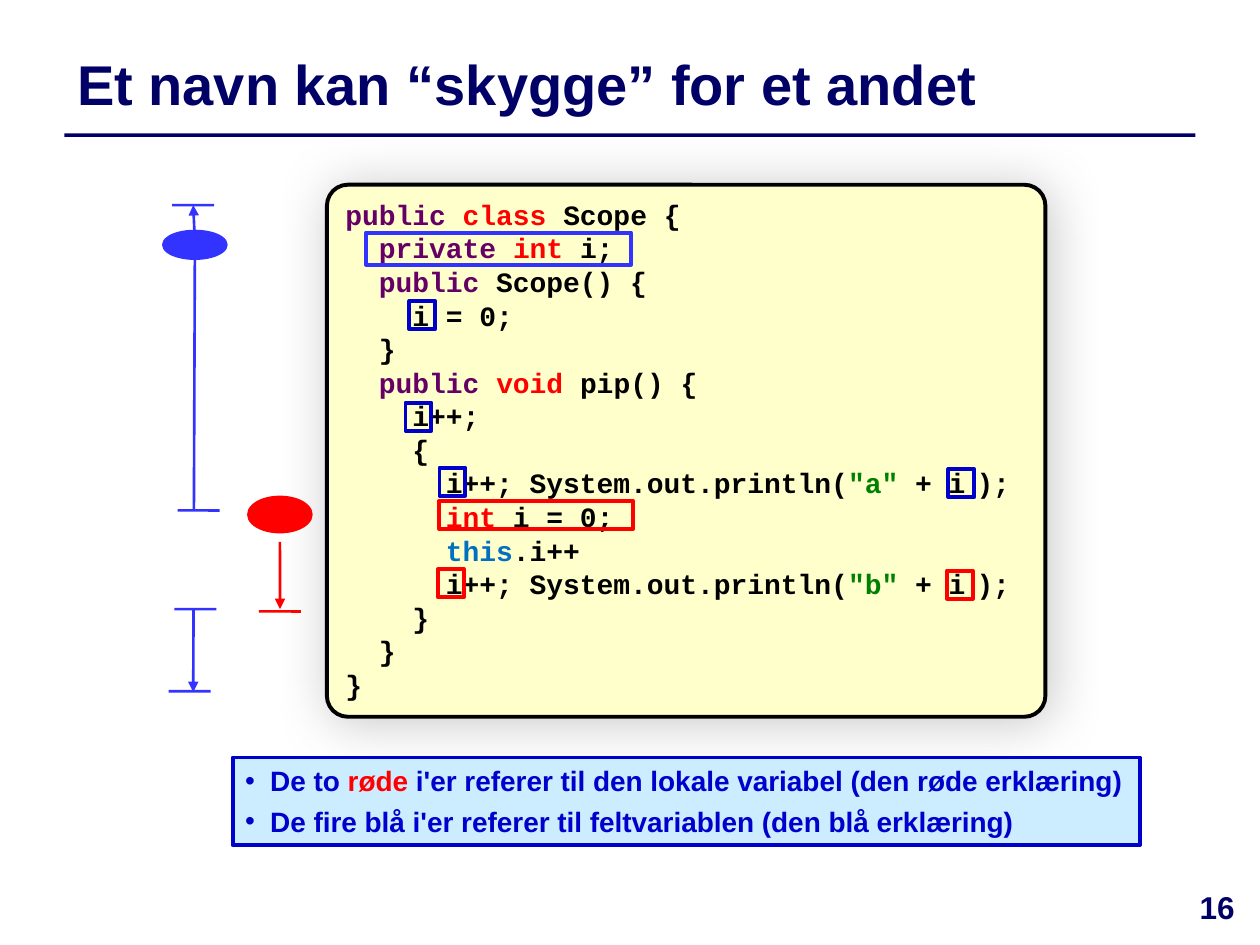
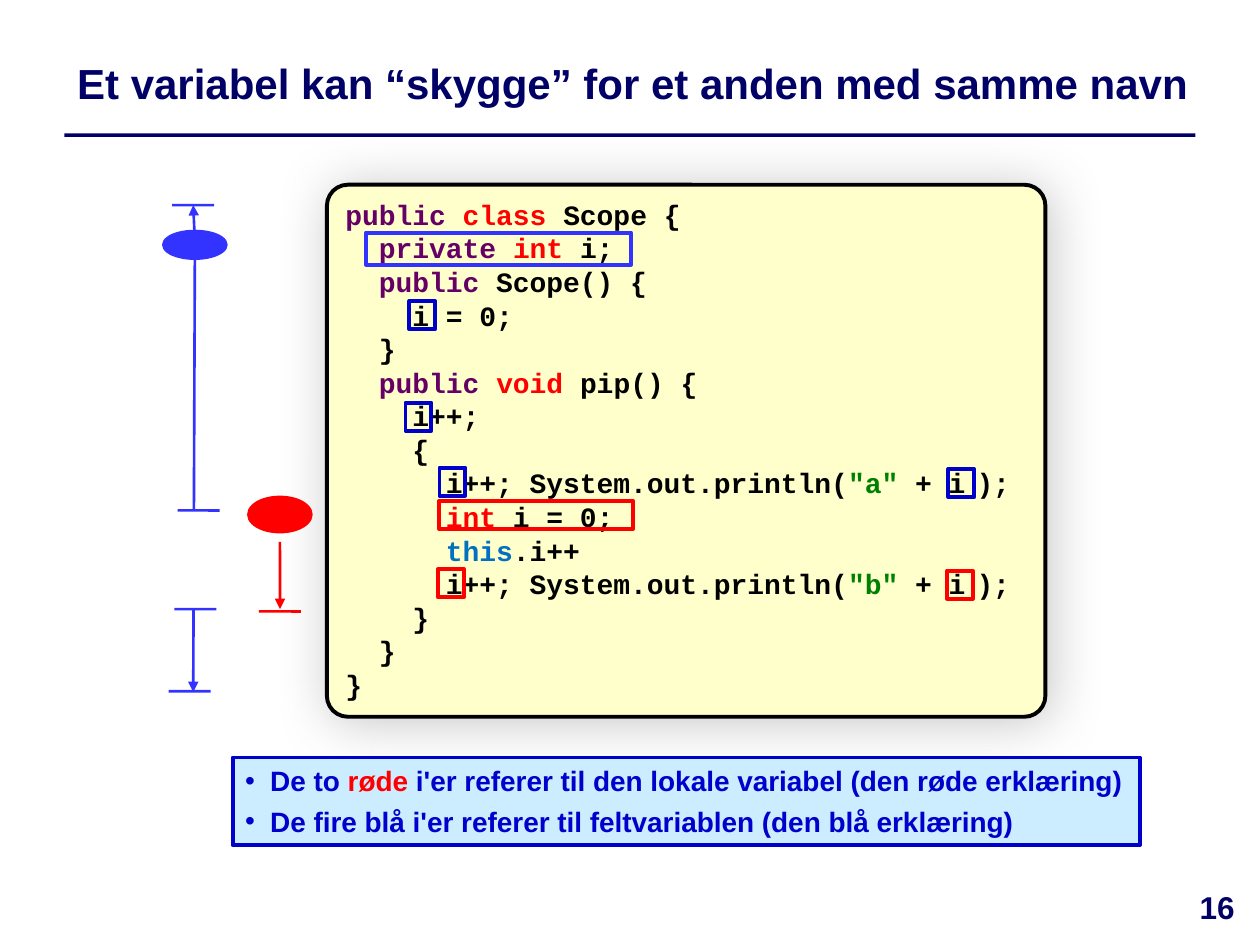
Before and after one commit to IntProgAU/Materiale, a slide deck: slide 16 of web/e23/uge_4b/Slides-Uge4-Torsdag.pptx. Drawn at 1260x945 pixels with LibreOffice and Linux fonts; fonts in the diff are those of the drawing. Boxes give left, top, right and bottom in pixels: in the first picture for what was removed or moved away, otherwise in the second. Text is boxed around its words. In the diff, an @@ line names an element or a change of style, - is before the commit and + after.

```diff
--- a/web/e23/uge_4b/Slides-Uge4-Torsdag.pptx
+++ b/web/e23/uge_4b/Slides-Uge4-Torsdag.pptx
@@ title at <box>77,68,1188,108</box>: text changed; size 32 to 24 pt @@
-Et navn kan “skygge” for et andet
+Et variabel kan “skygge” for et anden med samme navn
```
Also in this commit, not shown: 4 other slides changed, 4 other files.
